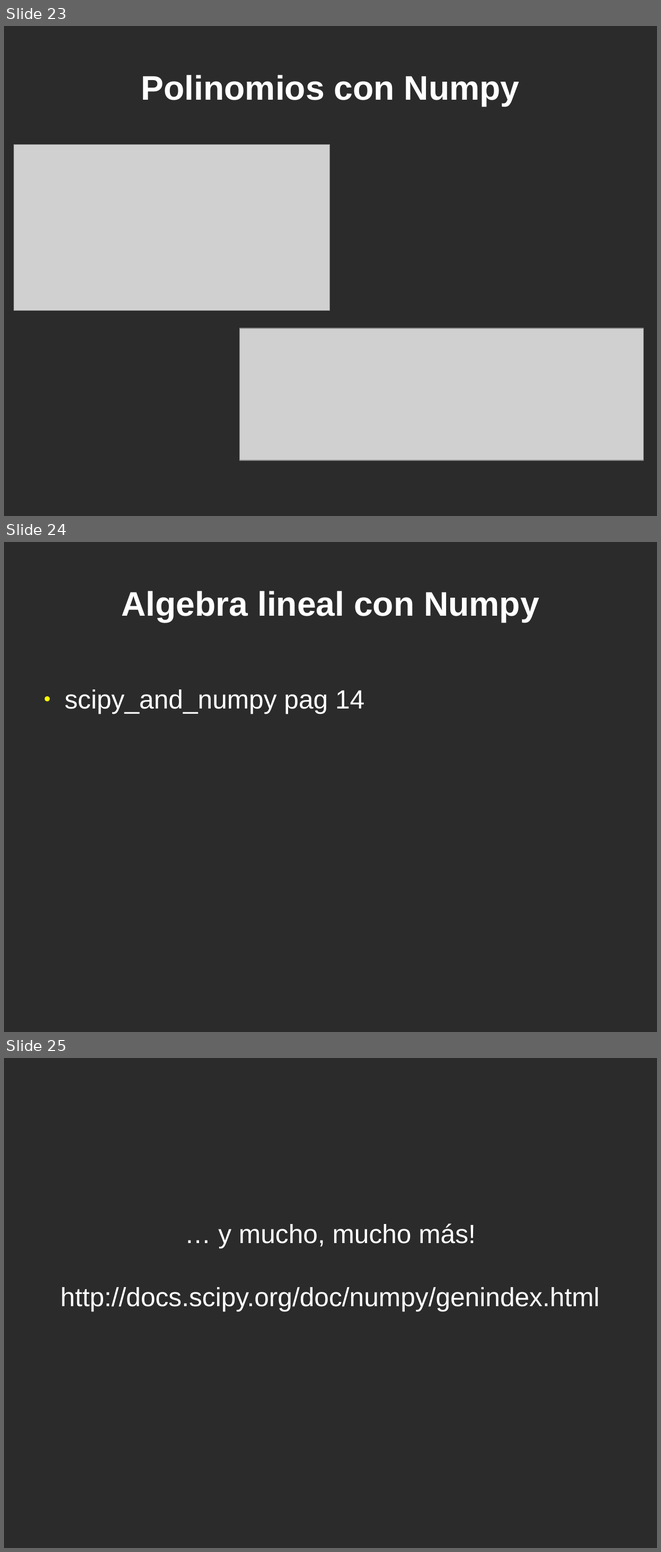
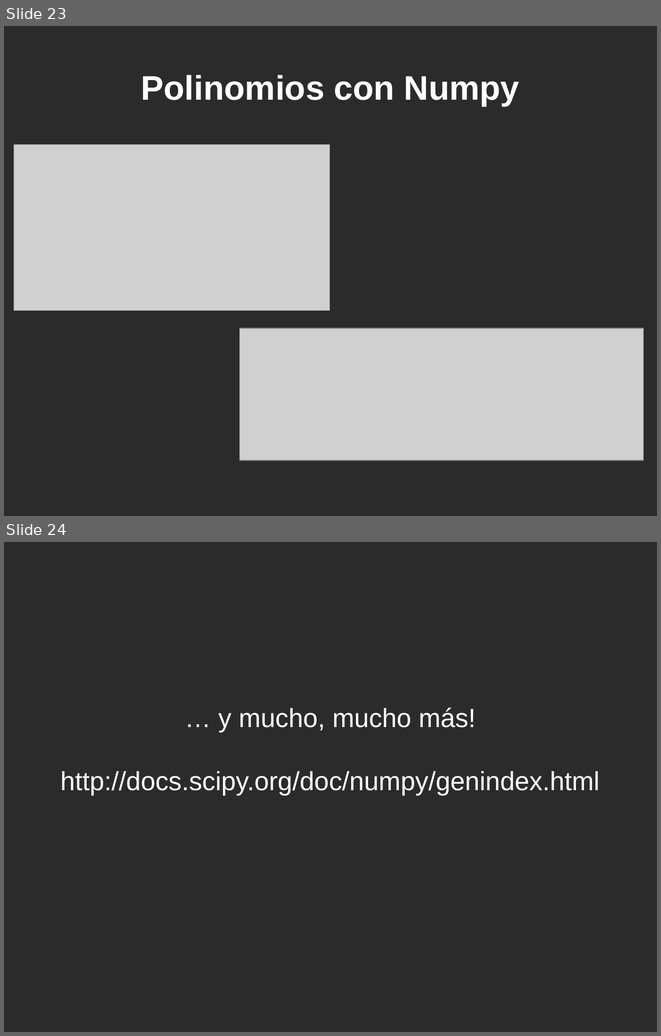
Before and after one commit to jeudy/clases_topicosI2013, a slide deck: 10-Librerias-NumPy.odp. Shown one above the other, each under a label of ours: slides 23, 24 and 25 before the commit, slides 23 and 24 after it. The pictures are 661x1552 and 661x1036 pixels, drawn with LibreOffice and Linux fonts; fonts in the diff are those of the drawing; grey boxes stand for pictures; background and template pictures are left out; a plain dark background stands for a picture behind light text. Boxes give left, top, right and bottom in pixels: in the first picture for what was removed or moved away, otherwise in the second. Text is boxed around its words. In the diff, an @@ line names an element or a change of style, - is before the commit and + after.

```diff
--- a/10-Librerias-NumPy.odp
+++ b/10-Librerias-NumPy.odp
@@ slide 24 removed at (4,542,657,1032), background picture (left out) @@
@@ title removed at (121,591,539,622) @@
-Algebra lineal con Numpy
@@ text removed at (64,689,364,713) @@
-● scipy_and_numpy pag 14
@@ what was slide 25 is now slide 24 @@
```
Also in this commit, not shown: 3 other files.
